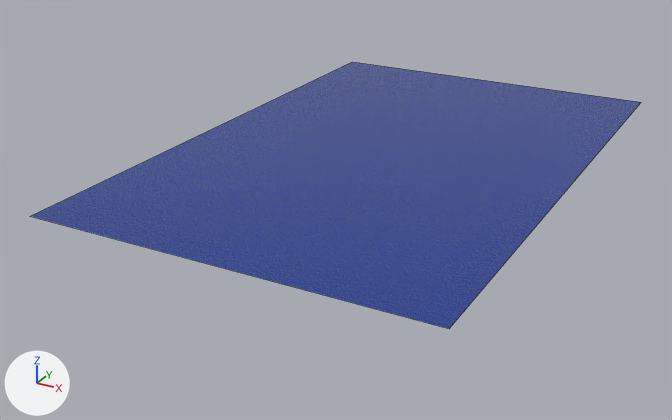
One commit to the FBX model Assets/Art/3D/3D_Environment_Props/Water/Water.fbx: the scene before it, then after it.
Before and after are seen from a camera (50 mm lens) standing at (26.1, -48.0, 20.2) and looking at (-1.3, 1.7, -4.7). The axes (+X, +Y, +Z) are drawn at lower left. The lights are the same throughout. Mesh edges are drawn as thin lines. Where no turn or scale is listed for an object, it has been applied to the vertices.

Objects in the first picture: 'Water'.
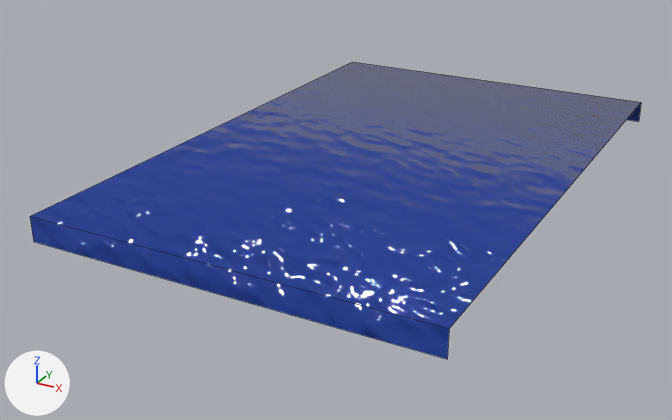
Where the newer file only moved an object's origin or applied its transform, the numbers keep the older frame.

Where the change shows, as pixel boxes (x1, y1, x2, y2) in the pictures (672 x 420 px):
```json
{"object": "Water", "change": "reshaped", "before": [31, 62, 641, 329], "after": [30, 62, 641, 359], "on screen": "11% taller"}
{"part": 1, "of": "me_plane_006", "change": "added", "after": [30, 103, 641, 359], "on screen": "blue"}
{"part": 2, "of": "me_plane_006", "change": "surface changed", "before": [31, 62, 641, 329], "after": [31, 62, 641, 329]}
```

The change, as JSON lines over the scene's bpy script:
```json
{"block": "me_plane_006", "where": "# used by ob_water; location = (0.89, 4.39, -0.96)"}
{"block": "me_plane_006", "where": "# verts and faces of me_plane_006; kept vertices keep their numbers, new ones are numbered from 4"}
{"block": "me_plane_006", "where": "# before: 0 (-12.5, -19.1, 0.0) at pixel (29, 216), 1 (12.5, -19.1, 0.0) at pixel (449, 328), 2 (-12.5, 19.1, 0.0) at pixel (352, 61), 3 (12.5, 19.1, 0.0) at pixel (641, 102)"}
{"op": "remove", "block": "me_plane_006", "code": "me_plane_006.from_pydata(...)  # 4 vertices, 1 face; spans x -12.5..12.5, y -19.1..19.1, z 0.0"}
{"op": "add", "block": "me_plane_006", "code": "me_plane_006.from_pydata(...)  # 8 vertices, 3 faces; spans x -12.5..12.5, y -19.1..19.1, z -1.6..0.0"}
{"block": "me_plane_006", "change": "me_plane_006 part 1"}
{"op": "add", "block": "me_plane_006", "code": "for new, old in zip([*range(4, 8)], [*range(0, 4)]): verts[new] = verts[old] + (0.0, 0.0, -1.6)"}
{"op": "add", "block": "me_plane_006", "code": "faces += [(2, 3, 7, 6), (0, 4, 5, 1)]"}
{"block": "me_plane_006", "change": "me_plane_006 part 2: 1 kept faces spanning x -12.5..12.5, y -19.1..19.1, z 0.0 get new texture (UV) coordinates"}
{"block": "me_plane_006", "change": "me_plane_006 part 3: the surface is now shaded smooth"}
```
